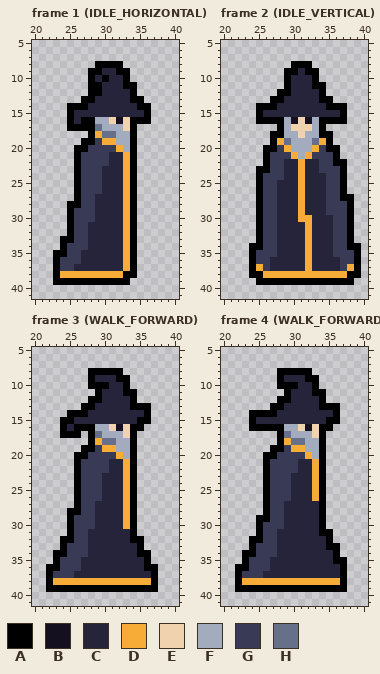
One commit to this pixel-art file: Orbsmash/ContentSource/Characters/Wizard.aseprite. The picture above is the old version.
64x48 pixels, 89 frames. Shown: frame 1 (IDLE_HORIZONTAL): x 20..40, y 5..41; frame 2 (IDLE_VERTICAL): x 20..40, y 5..41; frame 3 (WALK_FORWARD): x 20..40, y 5..41; frame 4 (WALK_FORWARD): x 20..40, y 5..41. The commit also changed other frames, which this record leaves out.
Visible layers, top first: "attack", "head", "robe", "Flattened".
Palette (. is transparent): A #000000  B #141020  C #26243a  D #f7ac37  E #f0d2af  F #a3acbe  G #393a56  H #67708b
Pixels before, frame 1 (IDLE_HORIZONTAL), first column x 23:
 8 ......AAAA....
 9 .....AACCAA...
10 .....ACACCA...
11 .....AACCCAA..
12 .....AACCCCA..
13 ....AACCCCCAA.
14 ..AAACCCCCCCAA
15 ..ACCCCCCCCCCA
16 ..ACAAFFEBEAAA
17 ..AAAAHFFFEA..
18 .....ADHHFFA..
19 ....AAGDDFFA..
20 ...AAGGGGDFA..
21 ...AGGGGCCDA..
22 ...AGGGGCCDA..
23 ...AGGGCCCDA..
24 ...AGGGCCCDA..
25 ...AGGGCCCDA..
26 ...AGGGCCCDA..
27 ...AGGCCCCDA..
28 ..AAGGCCCCDA..
29 ..AGGGCCCCDA..
30 ..AGGGCCCCDA..
31 ..AGGCCCCCDA..
32 ..AGGCCCCCDA..
33 .AAGGCCCCCDA..
34 .AGGGCCCCCDA..
35 AAGGCCCCCCDA..
36 AGGGCCCCCCDA..
37 AGGCCCCCCCDA..
38 ADDDDDDDDDAA..
39 AAAAAAAAAAA...
Pixels before, frame 2 (IDLE_VERTICAL), first column x 24:
 8 ......AAA.......
 9 .....AACAA......
10 .....ACCCA......
11 .....ACCCAA.....
12 ....AACCCCA.....
13 ...AACCCCCAA....
14 .AAACCCCCCCAAA..
15 .ACCCCCCCCCCCA..
16 .AAAAFBEBFAAAA..
17 ....AFEEEFA.....
18 ...AAFFEFFAA....
19 ...ADHFFFHDA....
20 ..AAGDFFFDGAA...
21 ..AGGGDFDGGGA...
22 ..AGGCCDCCGGAA..
23 .AAGGCCDCCGGGA..
24 .AGGGCCDCCCGGA..
25 .AGGCCCDCCCGGA..
26 .AGGCCCDCCCGGA..
27 .AGGCCCDCCCGGAA.
28 .AGGCCCDCCCGGGA.
29 .AGGCCCDCCCGGGA.
30 .AGGCCCDDCCCGGA.
31 .AGGCCCCDCCCGGA.
32 .AGGCCCCDCCCGGA.
33 .AGGCCCCDCCCGGA.
34 AAGGCCCCDCCCGGAA
35 AGGGCCCCDCCCGGGA
36 AGGCCCCCDCCCCGGA
37 ADGCCCCCDCCCCGDA
38 AADDDDDDDDDDDDAA
39 .AAAAAAAAAAAAAA.
Pixels before, frame 3 (WALK_FORWARD), first column x 22:
 8 ......AAAAA.....
 9 ......ACCCAA....
10 ......AAACCA....
11 .......ACCCAA...
12 ......AACCCCA...
13 .....AACCCCCAAA.
14 ...AAACCCCCCCCA.
15 ..AACCCCCCCCCAA.
16 ..ACAAAFFEBEAA..
17 ..AAA.AHFFFEA...
18 ......ADHHFFA...
19 .....AAGDDFFA...
20 ....AAGGGGDFA...
21 ....AGGGGCCDA...
22 ....AGGGGCCDA...
23 ....AGGGCCCDA...
24 ....AGGGCCCDA...
25 ....AGGGCCCDA...
26 ....AGGGCCCDA...
27 ....AGGCCCCDA...
28 ...AAGGCCCCDA...
29 ...AGGGCCCCDA...
30 ...AGGGCCCCDA...
31 ...AGGCCCCCCA...
32 ..AAGGCCCCCCAA..
33 ..AGGGCCCCCCCA..
34 .AAGGGCCCCCCCAA.
35 .AGGGCCCCCCCCCA.
36 AAGGGCCCCCCCCCAA
37 AGGGCCCCCCCCCCCA
38 ADDDDDDDDDDDDDDA
39 AAAAAAAAAAAAAAAA
Pixels before, frame 4 (WALK_FORWARD), first column x 22:
 8 ......AAAAA.....
 9 ......ACCCAA....
10 ......AAACCA....
11 .......ACCCAA...
12 ......AACCCCA...
13 .....AACCCCCAAA.
14 ..AAAACCCCCCCCA.
15 ..ACCCCCCCCCCAA.
16 ..AAAAAFFEBEAA..
17 ......AHFFFEA...
18 ......ADHHFFA...
19 .....AAGDDFFA...
20 ....AAGGGGDFA...
21 ....AGGGGCCDA...
22 ....AGGGGCCDA...
23 ....AGGGCCCDA...
24 ....AGGGCCCDA...
25 ....AGGGCCCDA...
26 ....AGGGCCCDA...
27 ....AGGCCCCCA...
28 ....AGGCCCCCA...
29 ...AAGGCCCCCA...
30 ...AGGGCCCCCA...
31 ...AGGCCCCCCAA..
32 ..AAGGCCCCCCCA..
33 ..AGGGCCCCCCCAA.
34 .AAGGGCCCCCCCCA.
35 .AGGGCCCCCCCCCAA
36 AAGGGCCCCCCCCCCA
37 AGGGCCCCCCCCCCCA
38 ADDDDDDDDDDDDDDA
39 AAAAAAAAAAAAAAAA
The same view after the edit:
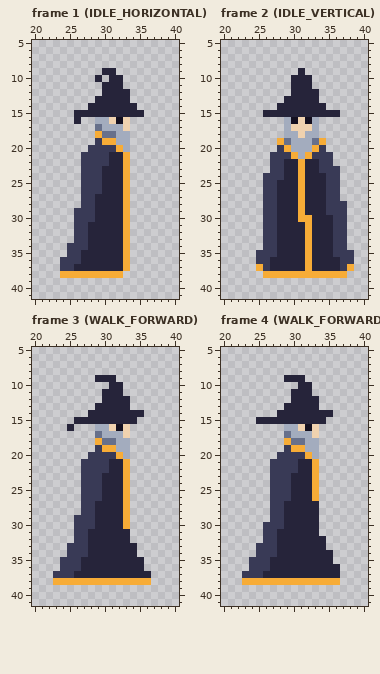
Commit message: wizard heavy attack
Changes in this commit:
layer "Flattened" removed
Frame 1 (IDLE_HORIZONTAL):
y 8: x 29..32 AAAA -> ....
y 9: x 28..29 AA -> ..; x 32..33 AA -> ..
y 10: x 28 A -> .; x 30 A -> .; x 33 A -> .
y 11: x 28..29 AA -> ..; x 33..34 AA -> ..
y 12: x 28..29 AA -> ..; x 34 A -> .
y 13: x 27..28 AA -> ..; x 34..35 AA -> ..
y 14: x 25..27 AAA -> ...; x 35..36 AA -> ..
y 15: x 25 A -> .; x 36 A -> .
y 16: x 25 A -> .; x 27..28 AA -> ..; x 34..36 AAA -> ...
y 17: x 25..28 AAAA -> ....; x 34 A -> .
y 18: x 28 A -> .; x 34 A -> .
y 19: x 27..28 AA -> ..; x 34 A -> .
y 20: x 26..27 AA -> ..; x 34 A -> .
y 21..27: x 26 A -> .; x 34 A -> .
y 28: x 25..26 AA -> ..; x 34 A -> .
y 29..32: x 25 A -> .; x 34 A -> .
y 33: x 24..25 AA -> ..; x 34 A -> .
y 34: x 24 A -> .; x 34 A -> .
y 35: x 23..24 AA -> ..; x 34 A -> .
y 36..37: x 23 A -> .; x 34 A -> .
y 38: x 23 A -> .; x 33..34 AA -> ..
y 39: x 23..33 AAAAAAAAAAA -> ...........
Frame 2 (IDLE_VERTICAL):
y 8: x 30..32 AAA -> ...
y 9: x 29..30 AA -> ..; x 32..33 AA -> ..
y 10: x 29 A -> .; x 33 A -> .
y 11: x 29 A -> .; x 33..34 AA -> ..
y 12: x 28..29 AA -> ..; x 34 A -> .
y 13: x 27..28 AA -> ..; x 34..35 AA -> ..
y 14: x 25..27 AAA -> ...; x 35..37 AAA -> ...
y 15: x 25 A -> .; x 37 A -> .
y 16: x 25..28 AAAA -> ....; x 34..37 AAAA -> ....
y 17: x 28 A -> .; x 34 A -> .
y 18: x 27..28 AA -> ..; x 34..35 AA -> ..
y 19: x 27 A -> .; x 35 A -> .
y 20: x 26..27 AA -> ..; x 35..36 AA -> ..
y 21: x 26 A -> .; x 36 A -> .
y 22: x 26 A -> .; x 36..37 AA -> ..
y 23: x 25..26 AA -> ..; x 37 A -> .
y 24..26: x 25 A -> .; x 37 A -> .
y 27: x 25 A -> .; x 37..38 AA -> ..
y 28..33: x 25 A -> .; x 38 A -> .
y 34: x 24..25 AA -> ..; x 38..39 AA -> ..
y 35..37: x 24 A -> .; x 39 A -> .
y 38: x 24..25 AA -> ..; x 38..39 AA -> ..
y 39: x 25..38 AAAAAAAAAAAAAA -> ..............
Frame 3 (WALK_FORWARD):
y 8: x 28..32 AAAAA -> .....
y 9: x 28 A -> .; x 32..33 AA -> ..
y 10: x 28..30 AAA -> ...; x 33 A -> .
y 11: x 29 A -> .; x 33..34 AA -> ..
y 12: x 28..29 AA -> ..; x 34 A -> .
y 13: x 27..28 AA -> ..; x 34..36 AAA -> ...
y 14: x 25..27 AAA -> ...; x 36 A -> .
y 15: x 24..25 AA -> ..; x 35..36 AA -> ..
y 16: x 24 A -> .; x 26..28 AAA -> ...; x 34..35 AA -> ..
y 17: x 24..26 AAA -> ...; x 28 A -> .; x 34 A -> .
y 18: x 28 A -> .; x 34 A -> .
y 19: x 27..28 AA -> ..; x 34 A -> .
y 20: x 26..27 AA -> ..; x 34 A -> .
y 21..27: x 26 A -> .; x 34 A -> .
y 28: x 25..26 AA -> ..; x 34 A -> .
y 29..31: x 25 A -> .; x 34 A -> .
y 32: x 24..25 AA -> ..; x 34..35 AA -> ..
y 33: x 24 A -> .; x 35 A -> .
y 34: x 23..24 AA -> ..; x 35..36 AA -> ..
y 35: x 23 A -> .; x 36 A -> .
y 36: x 22..23 AA -> ..; x 36..37 AA -> ..
y 37..38: x 22 A -> .; x 37 A -> .
y 39: x 22..37 AAAAAAAAAAAAAAAA -> ................
Frame 4 (WALK_FORWARD):
y 8: x 28..32 AAAAA -> .....
y 9: x 28 A -> .; x 32..33 AA -> ..
y 10: x 28..30 AAA -> ...; x 33 A -> .
y 11: x 29 A -> .; x 33..34 AA -> ..
y 12: x 28..29 AA -> ..; x 34 A -> .
y 13: x 27..28 AA -> ..; x 34..36 AAA -> ...
y 14: x 24..27 AAAA -> ....; x 36 A -> .
y 15: x 24 A -> .; x 35..36 AA -> ..
y 16: x 24..28 AAAAA -> .....; x 34..35 AA -> ..
y 17..18: x 28 A -> .; x 34 A -> .
y 19: x 27..28 AA -> ..; x 34 A -> .
y 20: x 26..27 AA -> ..; x 34 A -> .
y 21..28: x 26 A -> .; x 34 A -> .
y 29: x 25..26 AA -> ..; x 34 A -> .
y 30: x 25 A -> .; x 34 A -> .
y 31: x 25 A -> .; x 34..35 AA -> ..
y 32: x 24..25 AA -> ..; x 35 A -> .
y 33: x 24 A -> .; x 35..36 AA -> ..
y 34: x 23..24 AA -> ..; x 36 A -> .
y 35: x 23 A -> .; x 36..37 AA -> ..
y 36: x 22..23 AA -> ..; x 37 A -> .
y 37..38: x 22 A -> .; x 37 A -> .
y 39: x 22..37 AAAAAAAAAAAAAAAA -> ................
